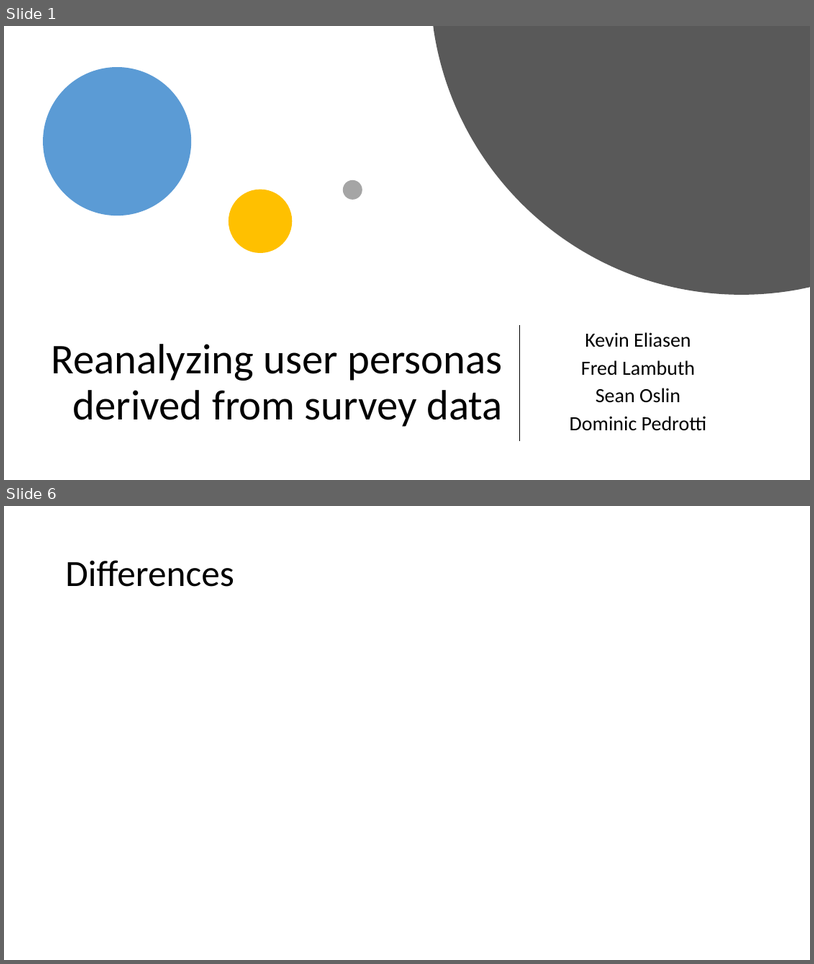
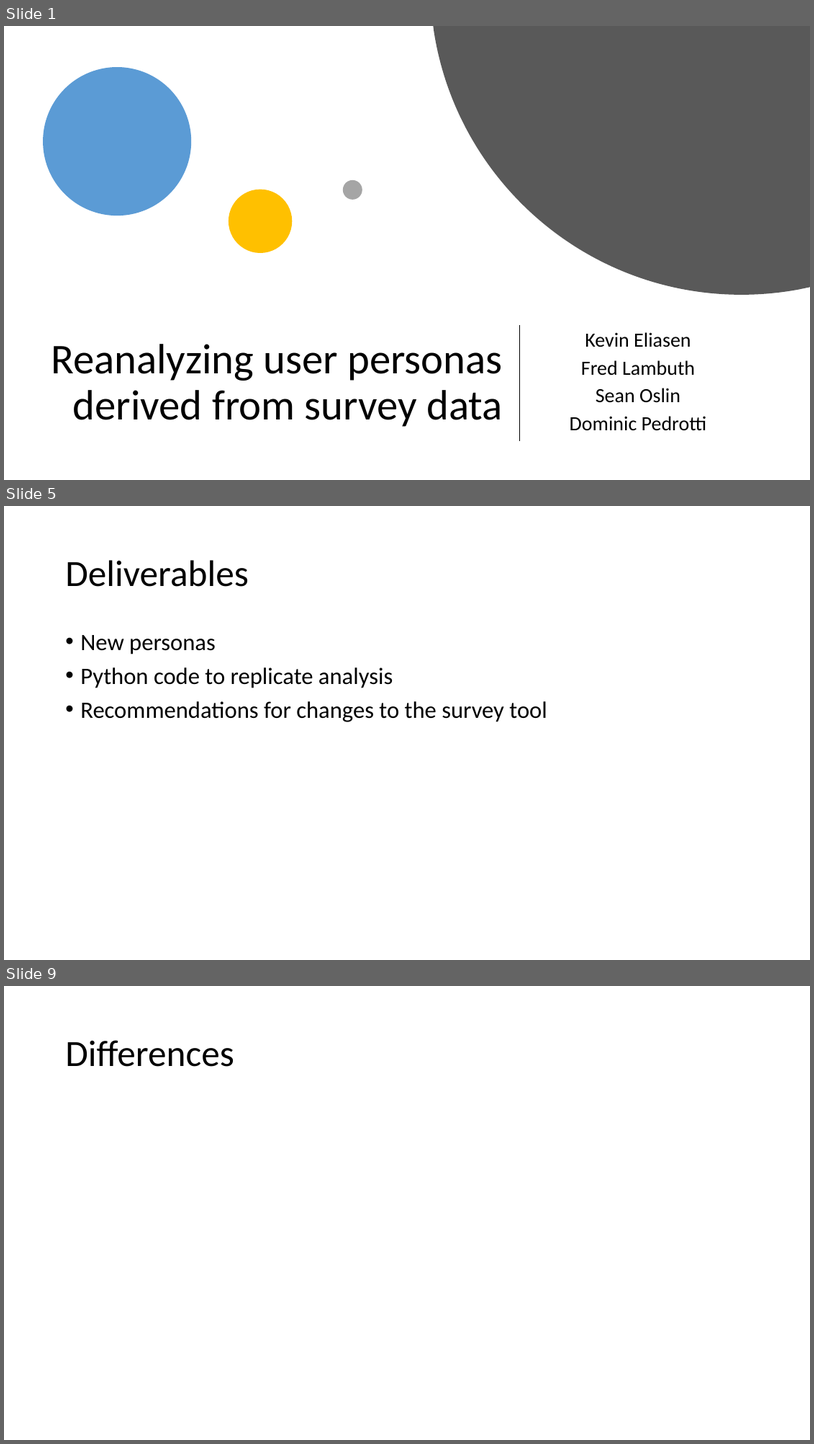
Before and after one commit to PersonaPredicta/Survey_Says..., a slide deck: New_personas.pptx. Shown one above the other, each under a label of ours: slides 1 and 6 before the commit, slides 1, 5 and 9 after it; the slides between them are not shown. The pictures are 814x964 and 814x1444 pixels, drawn with LibreOffice and Linux fonts; fonts in the diff are those of the drawing. Boxes give left, top, right and bottom in pixels: in the first picture for what was removed or moved away, otherwise in the second. Text is boxed around its words. In the diff, an @@ line names an element or a change of style, - is before the commit and + after.

```diff
--- a/New_personas.pptx
+++ b/New_personas.pptx
@@ slide 5 added at (x1=4, y1=506, x2=810, y2=960), background #FFFFFF @@
@@ title added at (x1=65, y1=560, x2=249, y2=587), 44 pt, text #000000 @@
+Deliverables
@@ text added at (x1=80, y1=635, x2=547, y2=722), 28 pt, text #000000 @@
+• New personas
+• Python code to replicate analysis
+• Recommendations for changes to the survey tool
@@ what was slide 6 is now slide 9 @@
```
Also in this commit, not shown: 7 slides changed, 2 other slides added, 2 slides removed.
